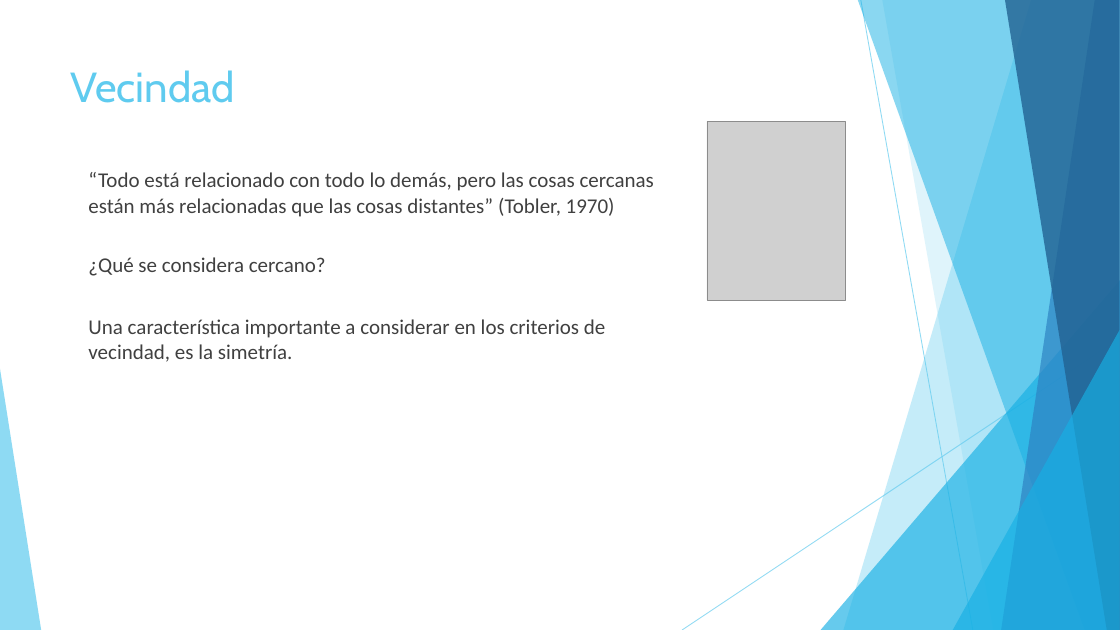
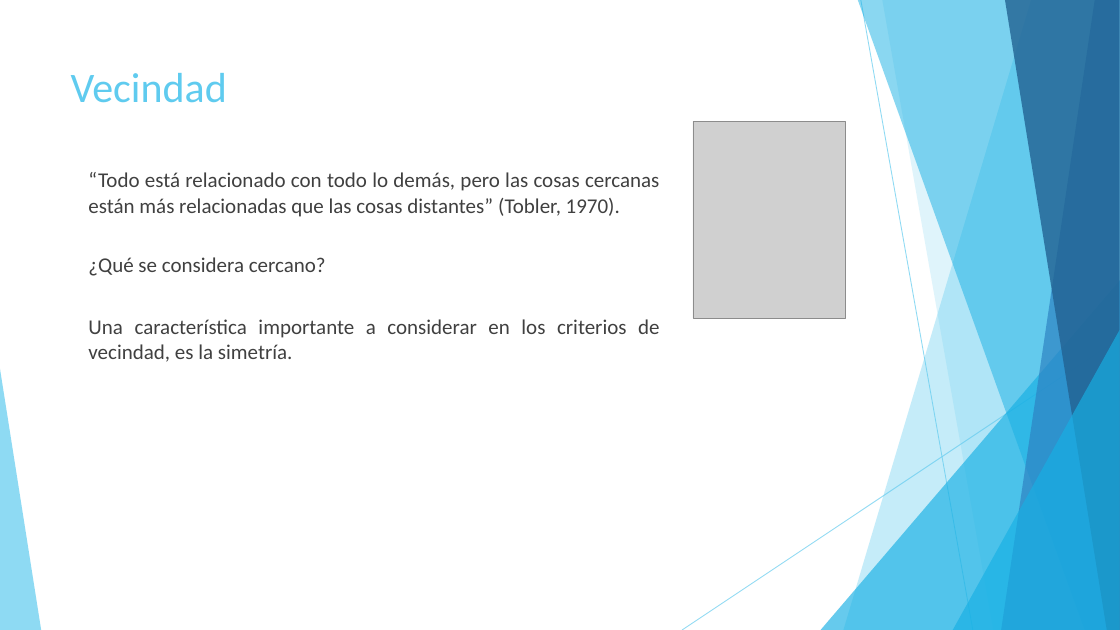
Before and after one commit to Seferra18/Tesina, a slide deck: slide 11 of ppt.pptx (slide 8 before the commit). Drawn at 1120x630 pixels with LibreOffice and Linux fonts; fonts in the diff are those of the drawing; grey boxes stand for pictures. Boxes give left, top, right and bottom in pixels: in the first picture for what was removed or moved away, otherwise in the second. Text is boxed around its words. In the diff, an @@ line names an element or a change of style, - is before the commit and + after.

```diff
--- a/ppt.pptx
+++ b/ppt.pptx
@@ title "Vecindad" at (x1=71, y1=73, x2=227, y2=103): font Cabin to Calibri @@
@@ picture resized from (x1=707, y1=121, x2=846, y2=300) to (x1=693, y1=121, x2=845, y2=318) @@
@@ text at (x1=88, y1=172, x2=659, y2=217): text changed @@
-“Todo está relacionado con todo lo demás, pero las cosas cercanas están más relacionadas que las cosas distantes” (Tobler, 1970)
+“Todo está relacionado con todo lo demás, pero las cosas cercanas están más relacionadas que las cosas distantes” (Tobler, 1970).
@@ text "Una característica importante a considerar ..." at (x1=88, y1=319, x2=659, y2=362): alignment left to justified @@
```
Also in this commit, not shown: 11 other slides changed, 8 slides added.
